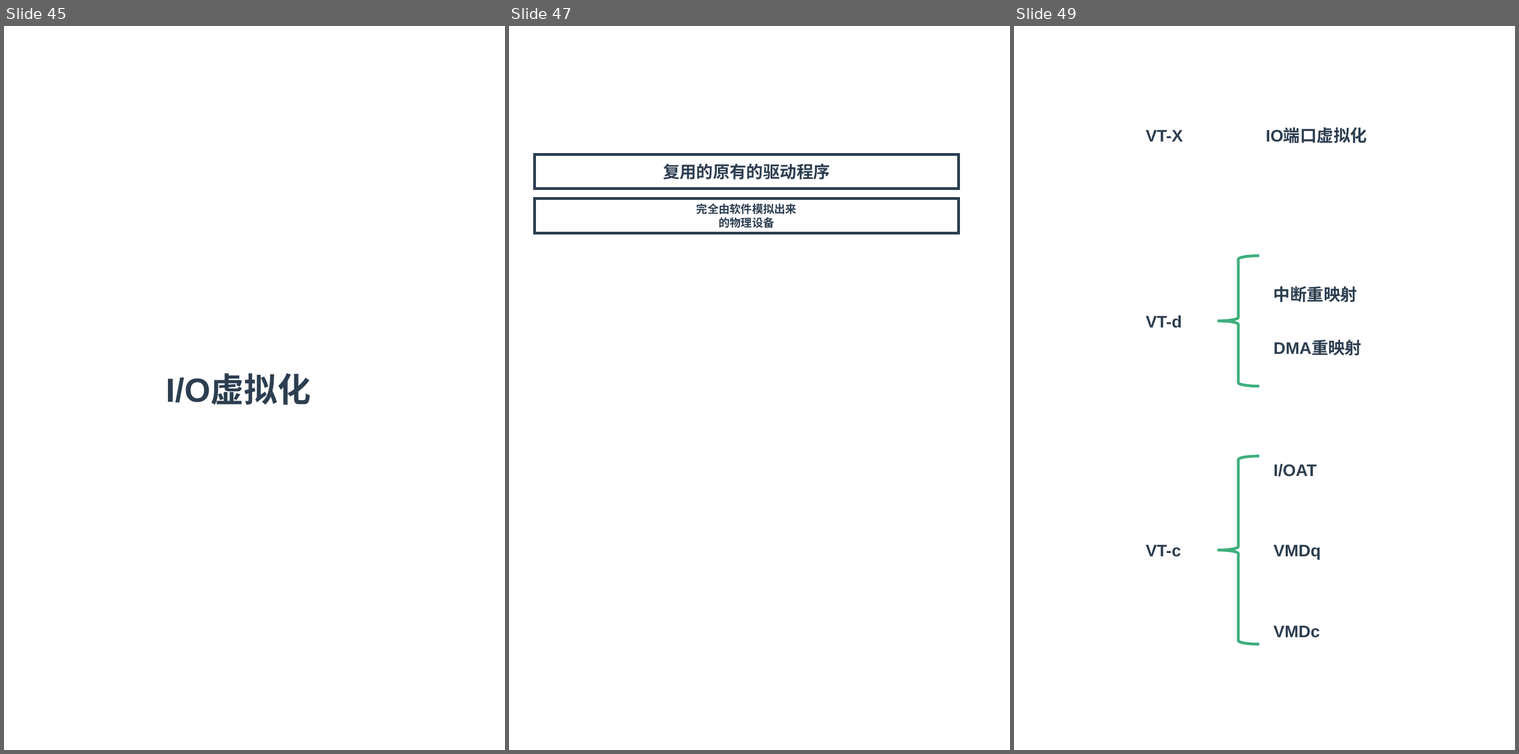
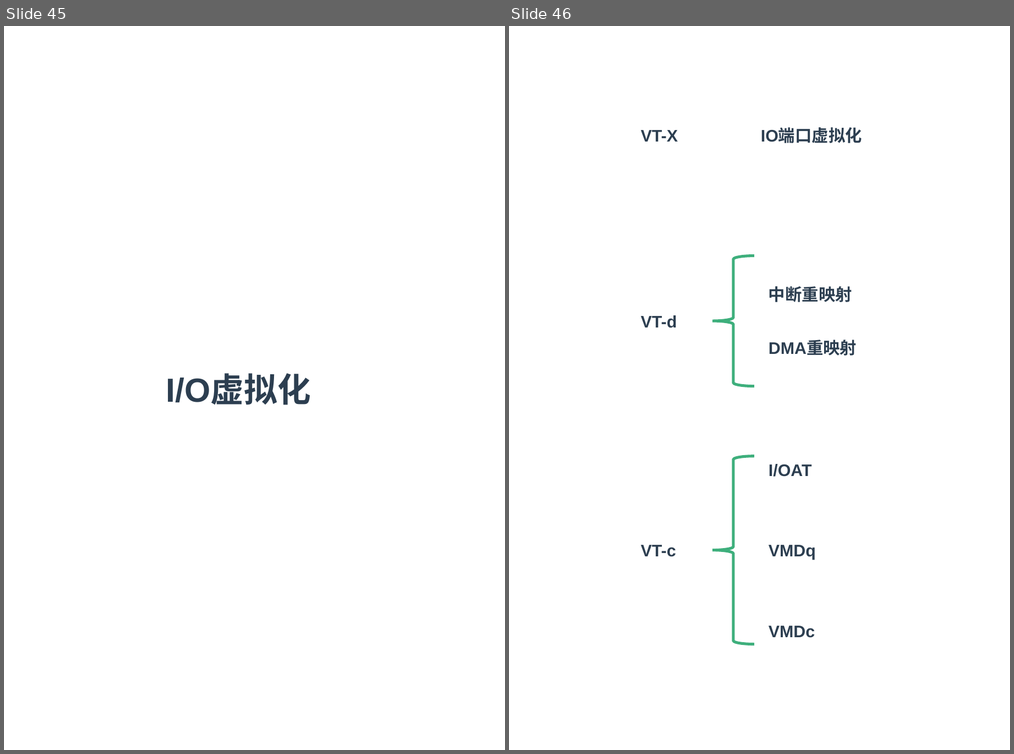
Before and after one commit to zaiqiang-dong/zaiqiang, a slide deck: picture/vitrualization/vitrualization.pptx. Shown side by side, each under a label of ours: slides 45, 47 and 49 before the commit, slides 45 and 46 after it; the slides between them are not shown. The pictures are 1519x754 and 1014x754 pixels, drawn with LibreOffice and Linux fonts; fonts in the diff are those of the drawing. Boxes give left, top, right and bottom in pixels: in the first picture for what was removed or moved away, otherwise in the second. Text is boxed around its words. In the diff, an @@ line names an element or a change of style, - is before the commit and + after.

```diff
--- a/picture/vitrualization/vitrualization.pptx
+++ b/picture/vitrualization/vitrualization.pptx
@@ slide 47 removed at box(509, 26, 1010, 750), background #FFFFFF @@
@@ rectangle removed at box(534, 154, 958, 189) @@
-复用的原有的驱动程序
@@ rectangle removed at box(534, 198, 958, 233) @@
-完全由软件模拟出来
-的物理设备
@@ what was slide 49 is now slide 46 @@
```
Also in this commit, not shown: 2 slides changed, 1 slide added, 2 other slides removed, 5 other files.
